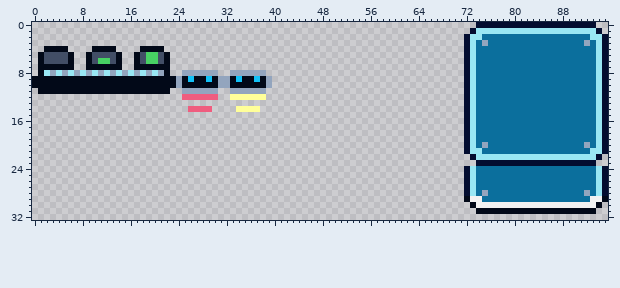
Pixel-art file -- res/aesprite/tileset.aseprite. Above: the version before the commit.
96x96 pixels, 1 frame. Shown: x 0..95, y 0..32.
And afterwards:
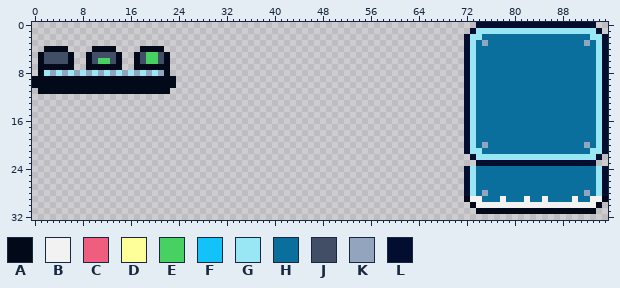
Palette (. is transparent): A #020918  B #f2f2f2  C #ef5d7f  D #ffff99  E #47d163  F #12c2f8  G #99e7f4  H #0b6f9d  J #424e66  K #93a5be  L #030d30
From old to new:
--- layer "Layer 1"
@@ x 22..41 @@
  7 A...................
- 8 A..KKKKKK..KKKKKK...
- 9 AAKAFAAFAKKAFAAFAK..
-10 AAKAAAAAAKKAAAAAAK..
-11 A..KKKKKK..KKKKKK...
-12 ...CCCCCC..DDDDDD...
+ 8 A...................
+ 9 AA..................
+10 AA..................
+11 A...................
+12 ....................
 13 ....................
-14 ....CCCC....DDDD....
+14 ....................
 15 ....................
@@ x 76..92 @@
 28 HHHHHHHHHHHHHHHHK
-29 HHHHHHHHHHHHHHHHH
+29 HHBHHHBHHBHHHHBHH
 30 BBBBBBBBBBBBBBBBB
